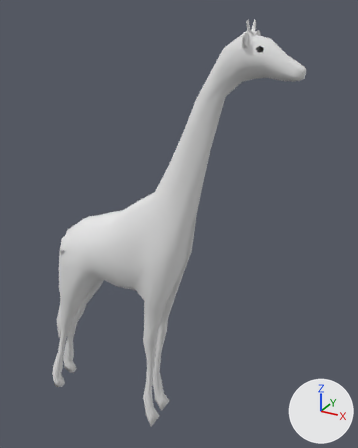
The OBJ model models/giraffe.obj, before and after one commit.
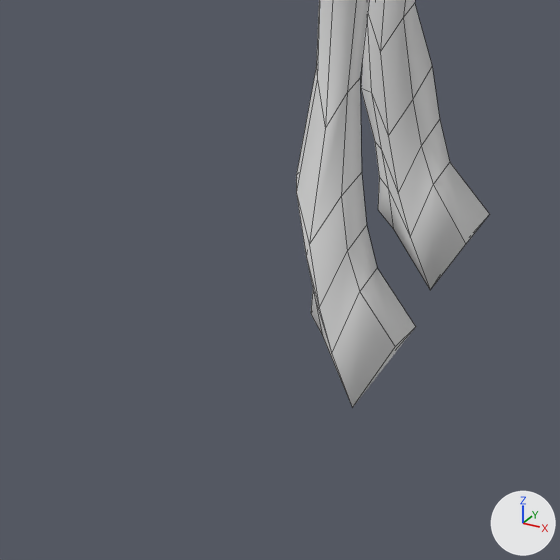
Each version is shown whole from a camera (50 mm lens) standing at (3.66, -10.51, 13.25) and looking at (-2.92, 1.45, 7.27), then close up on the part from 29% to 50% of the width and 83% to 100% of the height. The axes (+X, +Y, +Z) are drawn at lower right. The lights are the same throughout. The close-ups show mesh edges as thin lines. Where no turn or scale is listed for an object, it has been applied to the vertices.

In view in the first close-up: 'giraffe'.
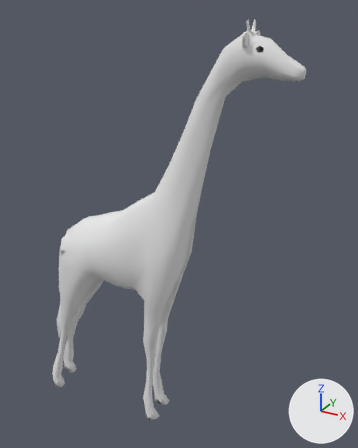
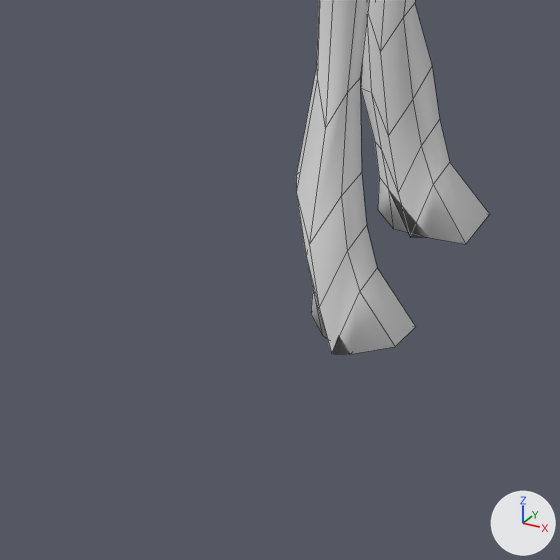
Commit message: giraffe asset

Location of each change, (x1, y1, x2, y2) in pixels of the close-ups (560 x 560 px; the box of a moved part takes in the faces that stretch with it):
'giraffe', reshaped: before (296, 0, 489, 408); after (296, 0, 489, 354)
part 1 of me_giraffe, moved or reshaped: before (315, 185, 466, 408); after (315, 185, 465, 354)

The change, as a diff of the scene's bpy script:
```diff
--- a/models/giraffe.obj.py
+++ b/models/giraffe.obj.py
@@ me_giraffe @@
 me_giraffe.from_pydata(...)  # 722 vertices, 714 faces; spans x -7.66..0.55, y -0.34..1.76, z -0.01..12.98
 # used by ob_giraffe; location = (0.0, 0.0, 0.0)
 # before: 566 (-3.4, 0.52, -0.01), 567 (-3.38, 0.29, -0.01) at pixel (352, 407), 574 (-3.44, 1.1, -0.01) at pixel (430, 290), 575 (-3.45, 1.33, -0.01)
+# me_giraffe part 1
+for i in [566, 567, 574, 575]: me_giraffe.vertices[i].co += Vector((0.0, 0.0, 0.33))
 me_giraffe.materials.append(mat_initialshadinggroup)
```
